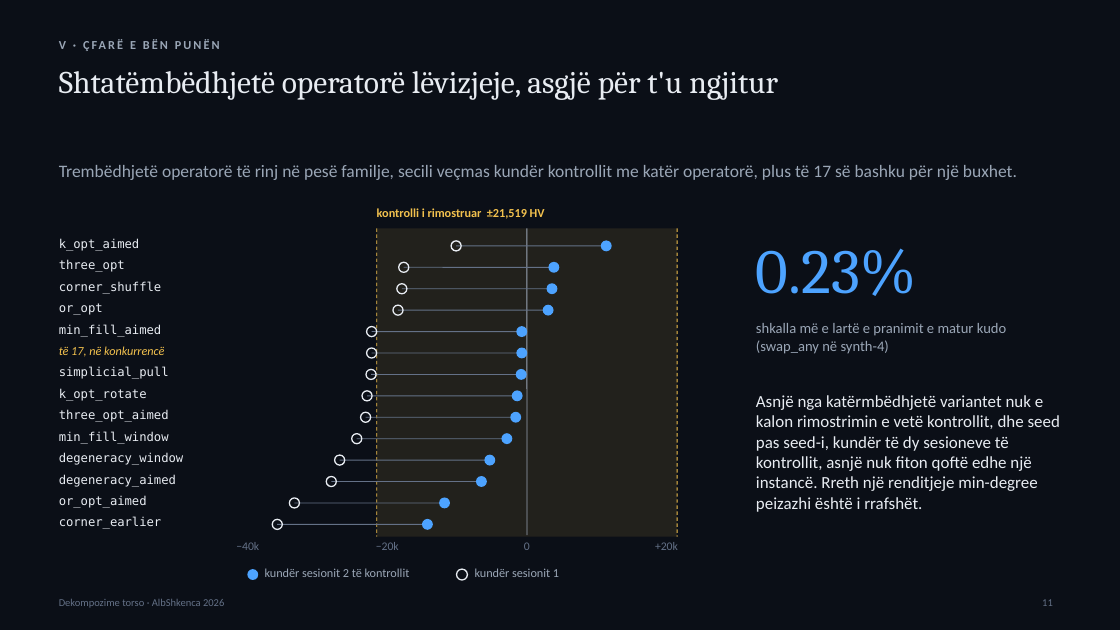
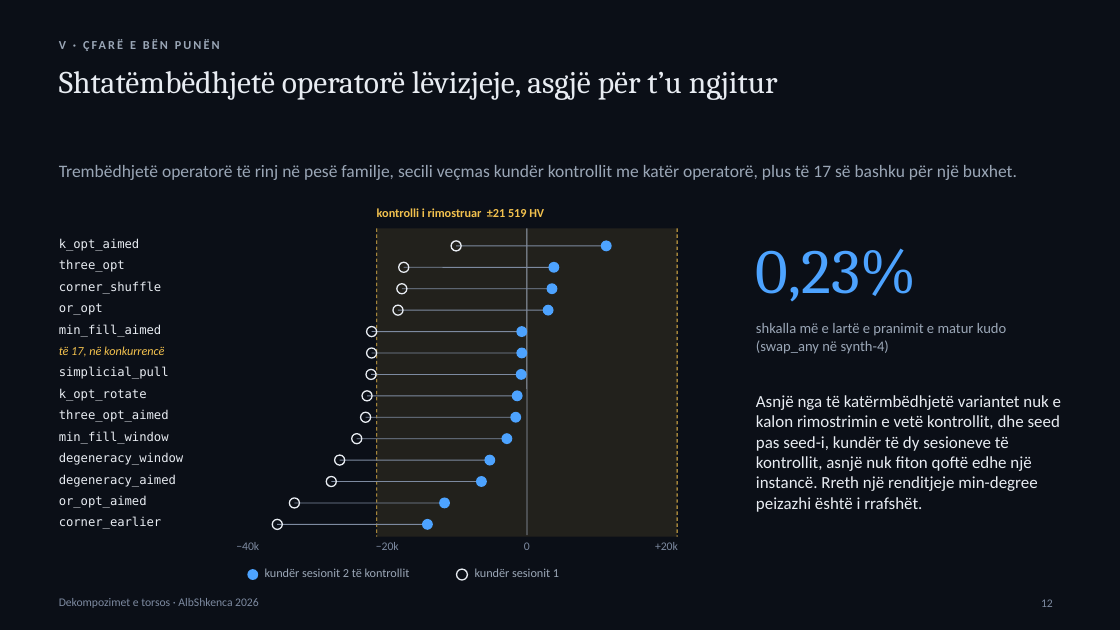
Before and after one commit to adrianymeri/SpOC3, a slide deck: slide 12 of SpOC3-Dekompozime-Torso-AlbShkenca2026-SQ.pptx (slide 11 before the commit). Drawn at 1120x630 pixels with LibreOffice and Linux fonts; fonts in the diff are those of the drawing. Boxes give left, top, right and bottom in pixels: in the first picture for what was removed or moved away, otherwise in the second. Text is boxed around its words. In the diff, an @@ line names an element or a change of style, - is before the commit and + after.

```diff
--- a/SpOC3-Dekompozime-Torso-AlbShkenca2026-SQ.pptx
+++ b/SpOC3-Dekompozime-Torso-AlbShkenca2026-SQ.pptx
@@ text at (377, 208, 544, 217): text changed @@
-kontrolli i rimostruar ±21,519 HV
+kontrolli i rimostruar ±21 519 HV
@@ line (404, 267) - (554, 267): stroke #647187 0.75 pt to #7D8AA0 0.75 pt @@
@@ line (456, 246) - (607, 246): stroke #647187 0.75 pt to #7D8AA0 0.75 pt @@
@@ text at (756, 248, 916, 301): text changed @@
-0.23%
+0,23%
@@ line (402, 289) - (552, 289): stroke #647187 0.75 pt to #7D8AA0 0.75 pt @@
@@ line (398, 310) - (549, 310): stroke #647187 0.75 pt to #7D8AA0 0.75 pt @@
@@ line (371, 332) - (522, 332): stroke #647187 0.75 pt to #7D8AA0 0.75 pt @@
@@ line (371, 375) - (521, 375): stroke #647187 0.75 pt to #7D8AA0 0.75 pt @@
@@ line (365, 418) - (516, 418): stroke #647187 0.75 pt to #7D8AA0 0.75 pt @@
@@ line (367, 396) - (518, 396): stroke #647187 0.75 pt to #7D8AA0 0.75 pt @@
@@ text at (756, 395, 1061, 512): text changed @@
-Asnjë nga katërmbëdhjetë variantet nuk e kalon rimostrimin e vetë kontrollit, dhe seed pas seed-i, kundër të dy sesioneve të kontrollit, asnjë nuk fiton qoftë edhe një instancë. Rreth një renditjeje min-degree peizazhi është i rrafshët.
+Asnjë nga të katërmbëdhjetë variantet nuk e kalon rimostrimin e vetë kontrollit, dhe seed pas seed-i, kundër të dy sesioneve të kontrollit, asnjë nuk fiton qoftë edhe një instancë. Rreth një renditjeje min-degree peizazhi është i rrafshët.
@@ line (357, 439) - (507, 439): stroke #647187 0.75 pt to #7D8AA0 0.75 pt @@
@@ line (339, 460) - (490, 460): stroke #647187 0.75 pt to #7D8AA0 0.75 pt @@
@@ line (331, 481) - (481, 481): stroke #647187 0.75 pt to #7D8AA0 0.75 pt @@
@@ line (277, 524) - (428, 524): stroke #647187 0.75 pt to #7D8AA0 0.75 pt @@
@@ text colour #647187 to #7D8AA0 in 4 elements at (236, 542, 259, 550), (376, 542, 399, 550), (524, 542, 530, 550), (655, 542, 678, 550) @@
@@ text at (59, 598, 259, 608): text changed; size 9 to 10 pt; text colour #647187 to #7D8AA0 @@
-Dekompozime torso · AlbShkenca 2026
+Dekompozimet e torsos · AlbShkenca 2026
@@ page number at (1041, 599, 1053, 607): text changed; size 9 to 10 pt; text colour #647187 to #7D8AA0 @@
-11
+12
```
Also in this commit, not shown: 19 other slides changed, 1 slide added, 11 other files.
